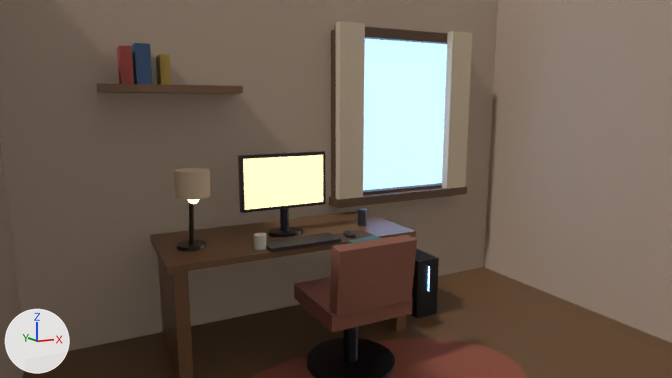
What one commit did to the Blender file Blender/CozyDeskRoom/cozydeskroom.blend.
The view is the same before and after, from the file's camera 'Camera_Hero'. The lights are fixed; the arrows at lower left show +X, +Y and +Z. The first picture is the older version.

Objects in the first picture: 'BackWallBottom', 'BackWallLeft', 'BackWallTop', 'ChairBack', 'CurtainLeft', 'CurtainRight', 'DeskTop', 'Floor', 'MonitorScreen', 'Mug', 'Notebook', 'RightWall', 'Rug', 'WindowGlass' and 27 more.
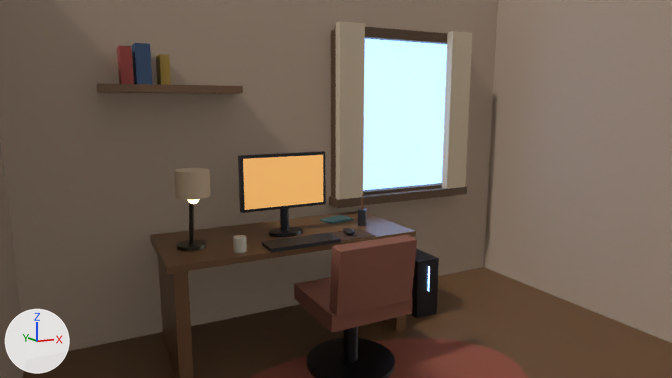
The change, as a diff of the scene's bpy script:
```diff
--- a/Blender/CozyDeskRoom/cozydeskroom.blend.py
+++ b/Blender/CozyDeskRoom/cozydeskroom.blend.py
@@ mat_monitorscreen_material_001 @@
+mat_monitorscreen_material_001 = principled_material('MonitorScreen_Material.001')
+mat_monitorscreen_material_001.base_color = (0.45, 0.28, 0.12)  # orange #b39061
+mat_monitorscreen_material_001.roughness = 0.4
+mat_monitorscreen_material_001.emission_color = (0.9, 0.45, 0.12)  # orange #f3b361
+mat_monitorscreen_material_001.emission_strength = 0.7
@@ me_monitorscreen_mesh @@
 me_monitorscreen_mesh.from_pydata(...)  # 4 vertices, 1 face; spans x -1.0..1.0, y -1.0..1.0, z 0.0
-me_monitorscreen_mesh.materials.append(mat_monitorscreen_material)  # beige #e5cead, glowing beige #edcba0
+me_monitorscreen_mesh.materials.append(mat_monitorscreen_material_001)  # orange #b39061, glowing orange #f3b361
@@ ob_mug @@
 ob_mug = bpy.data.objects.new('Mug', me_mug_mesh)
-ob_mug.location = (-0.62, 1.28, 0.805)
+ob_mug.location = (-0.75, 1.28, 0.805)
 ob_mug.scale = (0.04, 0.04, 0.045)
@@ ob_notebook @@
 ob_notebook = bpy.data.objects.new('Notebook', me_notebook_mesh)
-ob_notebook.location = (0.05, 1.08, 0.766)
+ob_notebook.location = (0.15, 1.72, 0.766)
 ob_notebook.rotation_euler = (0.0, 0.0, 0.18)  # degrees (0, 0, 10)
```

Where the change shows, as pixel boxes (x1, y1, x2, y2) in the pictures (672 x 378 px):
'MonitorScreen', recoloured (beige to orange)
    both: (243, 155, 323, 210)
'Mug', moved
    before: (254, 233, 267, 250)
    after: (233, 235, 247, 253)
'Notebook', moved
    before: (348, 235, 382, 243)
    after: (320, 215, 354, 224)
